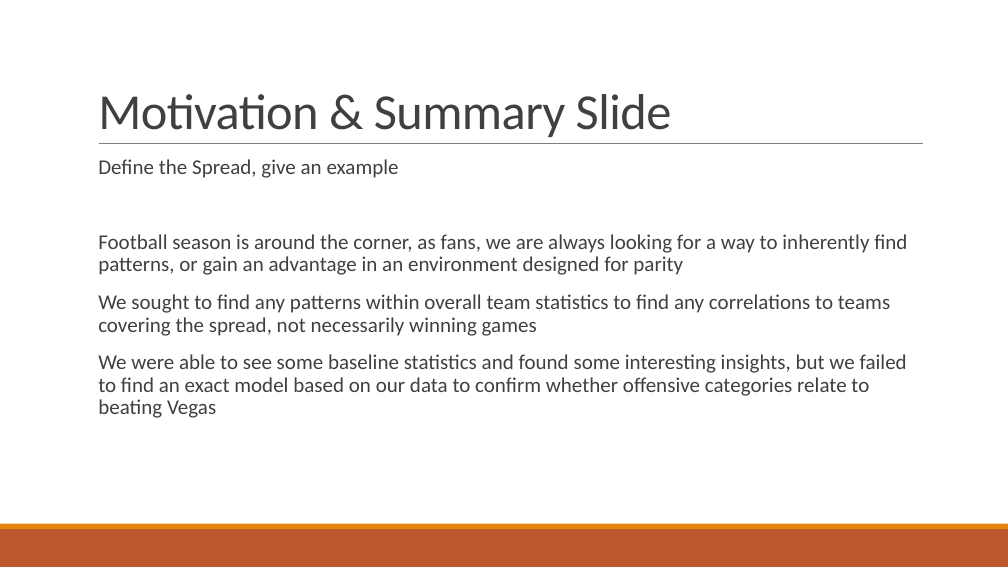
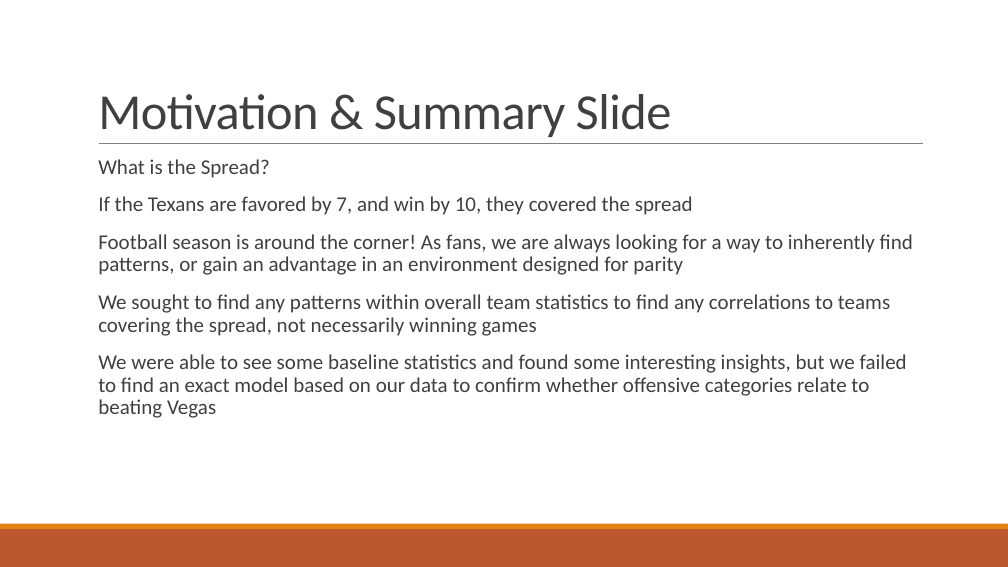
Before and after one commit to allamass95/nfl_spreads, a slide deck: slide 2 of NFL Spreads.pptx. Drawn at 1008x567 pixels with LibreOffice and Linux fonts; fonts in the diff are those of the drawing. Boxes give left, top, right and bottom in pixels: in the first picture for what was removed or moved away, otherwise in the second. Text is boxed around its words. In the diff, an @@ line names an element or a change of style, - is before the commit and + after.

Commit message:
Final PPT Update

```diff
--- a/NFL Spreads.pptx
+++ b/NFL Spreads.pptx
@@ text at (98, 159, 913, 275): text changed @@
-  Define the Spread, give an example
-  Football season is around the corner, as fans, we are always looking for a way to inherently find patterns, or gain an advantage in an environment designed for parity
+  What is the Spread?
+  If the Texans are favored by 7, and win by 10, they covered the spread
+  Football season is around the corner! As fans, we are always looking for a way to inherently find patterns, or gain an advantage in an environment designed for parity
```
Also in this commit, not shown: 1 other file.
